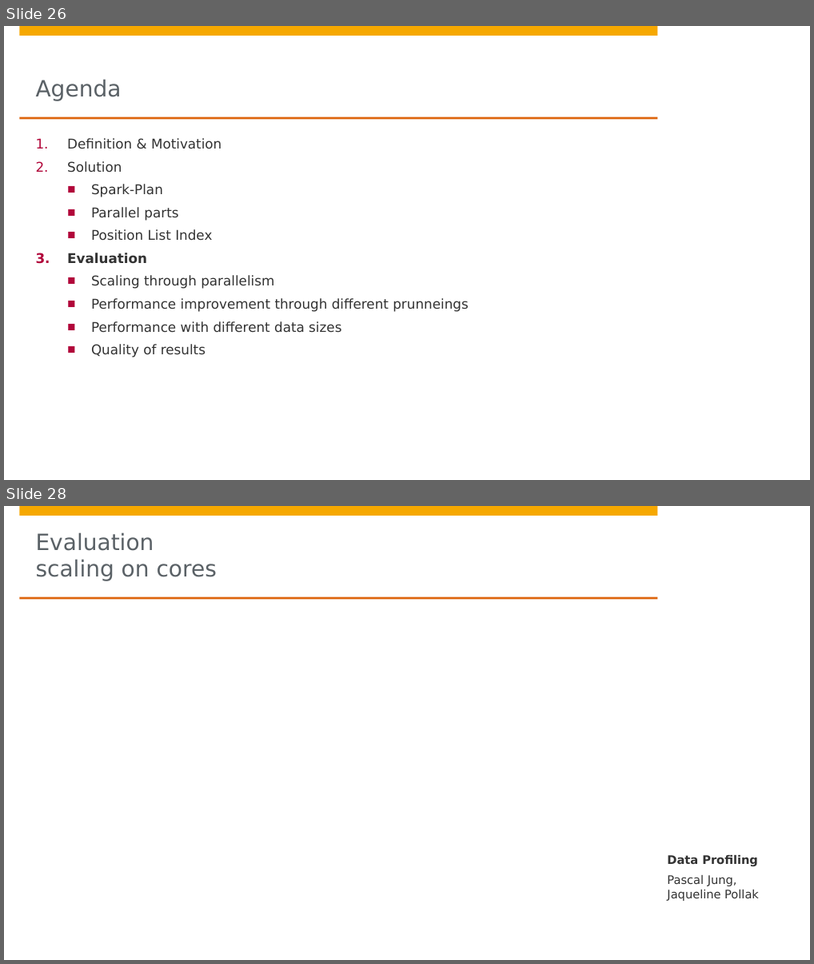
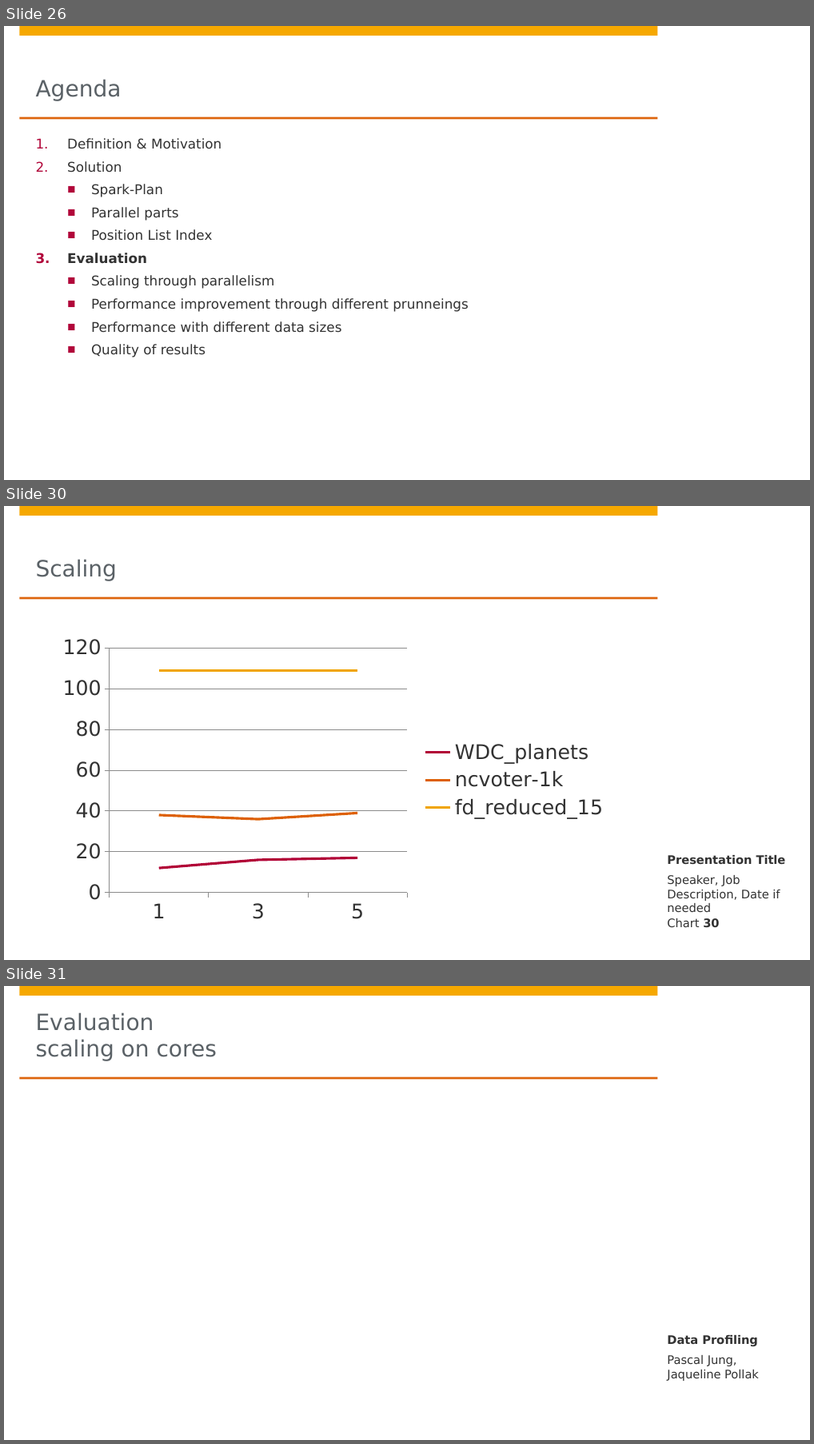
Before and after one commit to DBDA15/data-profiling, a slide deck: presentation.pptx. Shown one above the other, each under a label of ours: slides 26 and 28 before the commit, slides 26, 30 and 31 after it; the slides between them are not shown. The pictures are 814x964 and 814x1444 pixels, drawn with LibreOffice and Linux fonts; fonts in the diff are those of the drawing; background and template pictures are left out. Boxes give left, top, right and bottom in pixels: in the first picture for what was removed or moved away, otherwise in the second. Text is boxed around its words. In the diff, an @@ line names an element or a change of style, - is before the commit and + after.

```diff
--- a/presentation.pptx
+++ b/presentation.pptx
@@ slide 30 added at box(4, 506, 810, 960), background #FFFFFF; not listed: 4 template elements that a slide beside it also shows @@
@@ title added at box(36, 559, 117, 581), 20 pt, text #5A6166 @@
+Scaling
@@ line chart added at box(51, 630, 617, 929) @@
+categories: 1, 3, 5
+WDC_planets: 12, 16, 17
+ncvoter-1k: 38, 36, 39
+fd_reduced_15: 109, 109, 109
@@ text added at box(667, 855, 786, 864), 10.5 pt, text #323232, bold @@
+Presentation Title
@@ text added at box(667, 875, 780, 912), 10.5 pt, text #323232 @@
+Speaker, Job Description, Date if needed
@@ page number added at box(667, 918, 719, 928), 10.5 pt, text #323232 @@
+Chart 30
@@ what was slide 28 is now slide 31 @@
```
Also in this commit, not shown: 2 slides changed, 2 other slides added.
